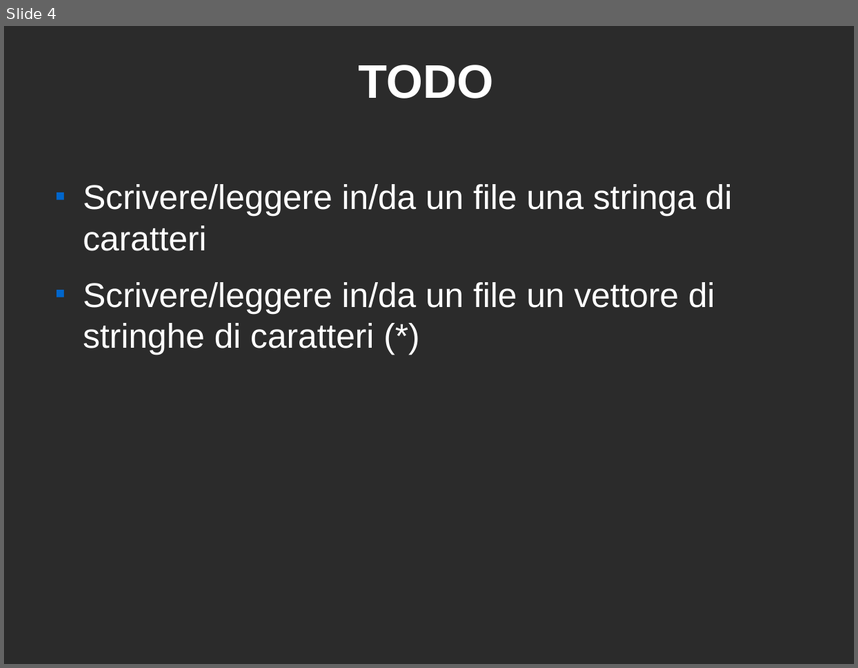
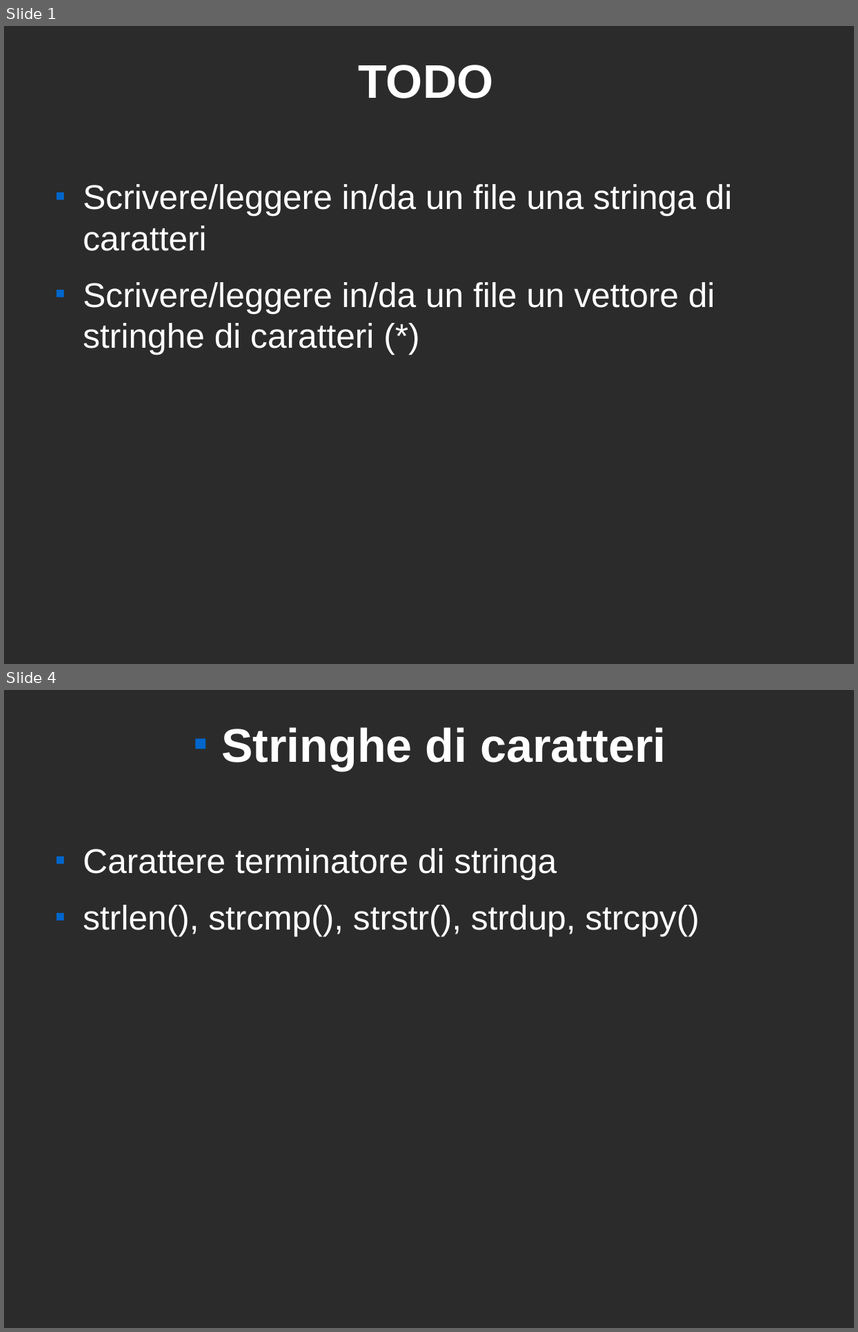
Before and after one commit to marcotessarotto/exOpSys, a slide deck: docs/argomenti.odp. Shown one above the other, each under a label of ours: slide 4 before the commit, slides 1 and 4 after it; the slides between them are not shown. The pictures are 858x668 and 858x1332 pixels, drawn with LibreOffice and Linux fonts; fonts in the diff are those of the drawing; background and template pictures are left out; a plain dark background stands for a picture behind light text. Boxes give left, top, right and bottom in pixels: in the first picture for what was removed or moved away, otherwise in the second. Text is boxed around its words. In the diff, an @@ line names an element or a change of style, - is before the commit and + after.

```diff
--- a/docs/argomenti.odp
+++ b/docs/argomenti.odp
@@ slide 4 added at (4,690,854,1328), background picture (left out) @@
@@ title added at (221,727,666,771), 44 pt, text #FFFFFF, bold @@
+■ Stringhe di caratteri
@@ text added at (83,848,700,936), 32 pt, text #FFFFFF @@
+■ Carattere terminatore di stringa
+■ strlen(), strcmp(), strstr(), strdup, strcpy()
@@ what was slide 4 is now slide 1 @@
```
Also in this commit, not shown: 1 slide changed, 6 other slides added, 2 slides removed.
